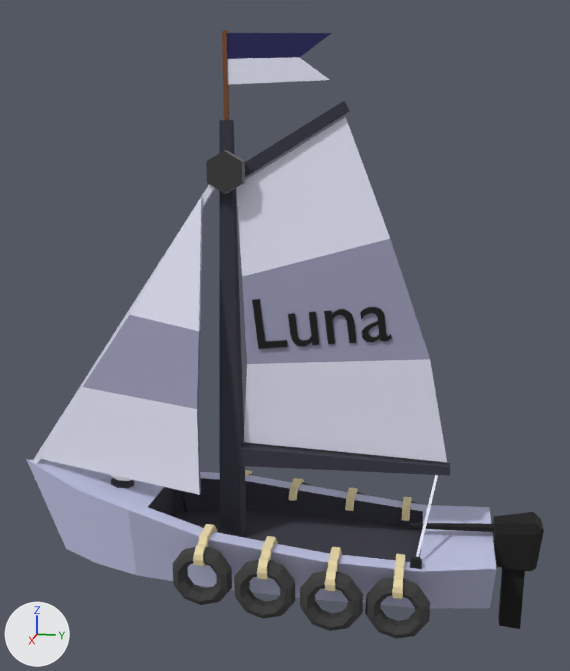
The FBX model Assets/Art Assets/Meshes/Ships/Final Ships/M_Sailboat_Ship_Luna.fbx, before and after one commit.
The view is the same before and after, from a camera (50 mm lens) standing at (10.3, 2.12, 5.7) and looking at (-0.06, 0.05, 3.11). The lights are fixed; the arrows at lower left show +X, +Y and +Z. Where no turn or scale is listed for an object, it has been applied to the vertices.

The scene before the commit, as lines of its bpy script (objects in view):
```python
me_mesh_001 = bpy.data.meshes.new('Mesh.001')
me_mesh_001.from_pydata(...)  # 1727 vertices, 1577 faces; spans x -1.4..1.4, y -3.97..3.62, z -0.89..7.06
me_mesh_001.materials.append(mat_mainmat)  # picture img_texture_map_4_png
ob_m_sailboat_ship_luna = bpy.data.objects.new('M_Sailboat_Ship_Luna', me_mesh_001)
ob_m_sailboat_ship_luna.location = (0.0, 0.0, 0.0)
```
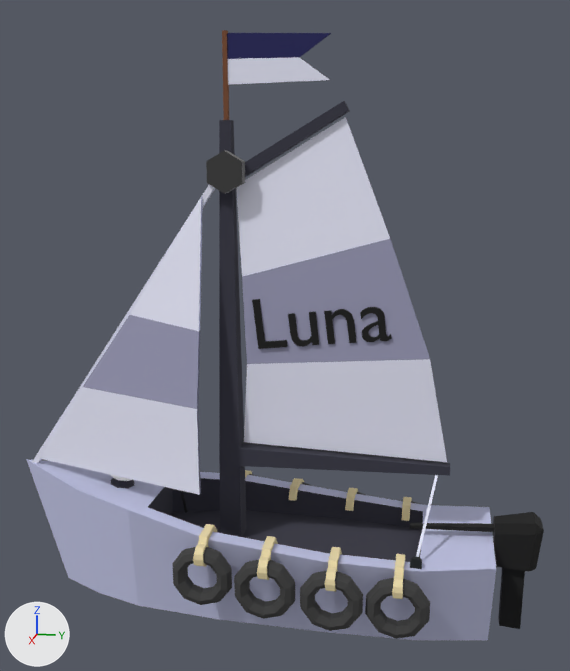
The newer file is also turned or shifted as a whole; pictures and numbers use the older file's frame.

Boxes (x1, y1, x2, y2) around the edits, measured in the pictures (570 x 671 px; the box of a moved part takes in the faces that stretch with it):
'M_Sailboat_Ship_Luna', reshaped: before (26, 30, 544, 639); after (26, 30, 544, 640)
part 1 of me_mesh_001, moved or reshaped: before (26, 459, 496, 608); after (26, 459, 496, 640)

The change, as a list of edits to the scene's bpy script:
```text
Change me_mesh_001:
    where me_mesh_001.from_pydata(...)  # 1727 vertices, 1577 faces; spans x -1.4..1.4, y -3.97..3.62, z -0.89..7.06
    used by ob_m_sailboat_ship_luna; location = (0.0, 0.0, 0.0)
    me_mesh_001 part 1: all 18 vertices in x -0.62..0.62, y -3.41..2.98, z -0.47 are moved by (0.0, 0.0, -0.5)
```
